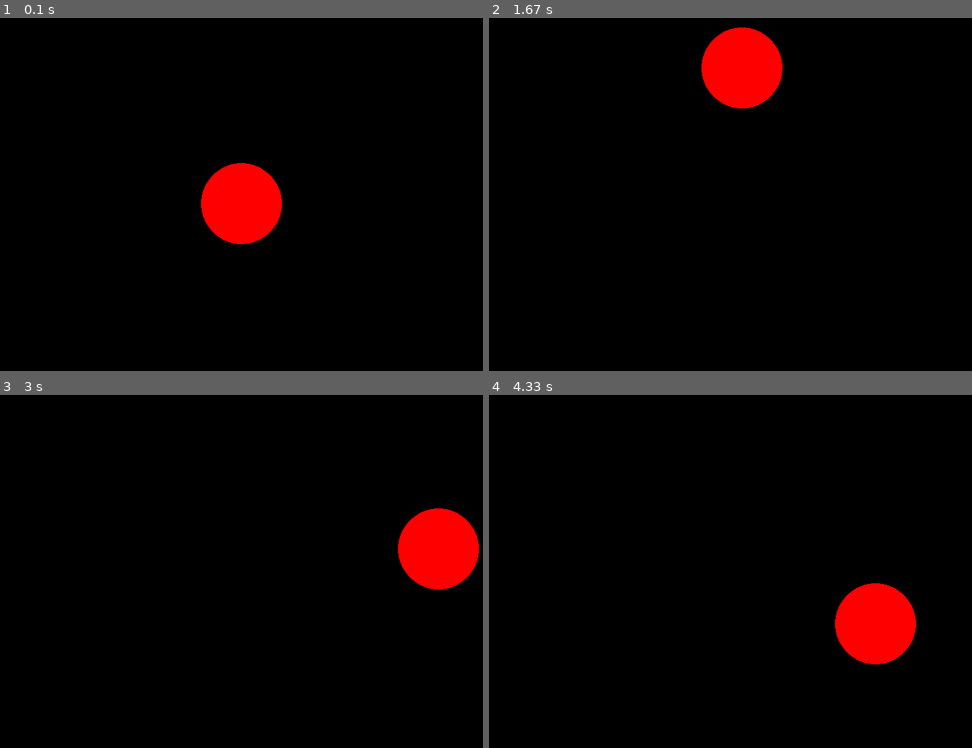
Above: before the commit, frames 1-4 (two rows, left to right).
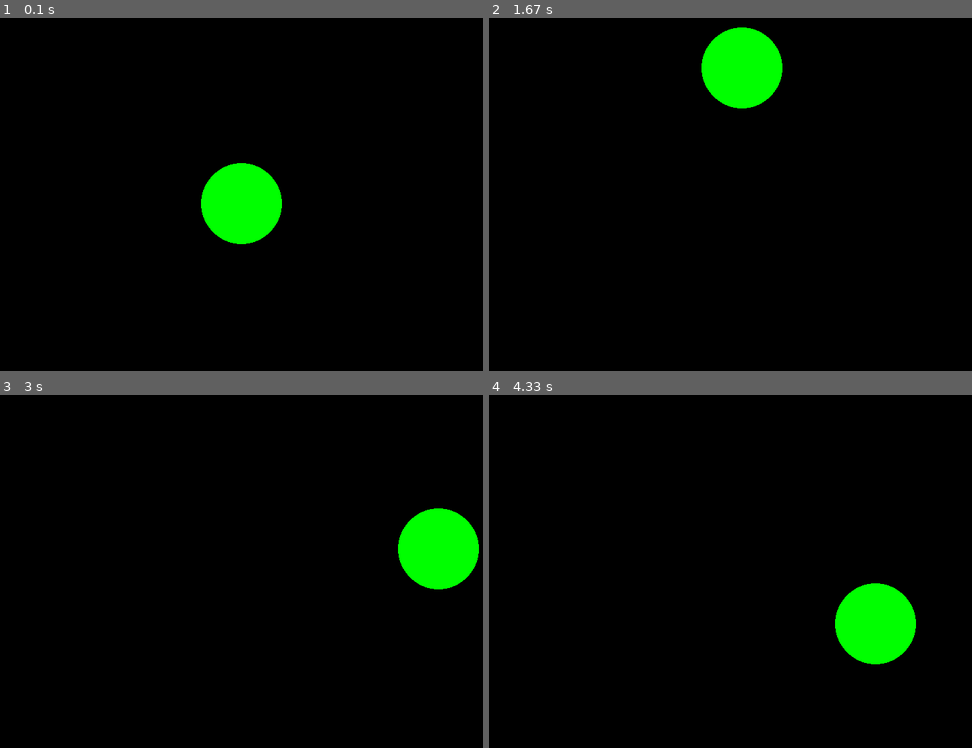
Above: after the commit, the same moments.

Repository: ArchakovBullet/Scripts_Python
Game: pygame game, started from Book_Python_for_Children/Ball is behind the cursor.py
Two runs of this game, one before a commit and one after it. Both use one fixed random seed, a clock stepped at 60 frames per second and the inputs below.
Inputs (mouse positions are in pixels of both pictures, inside the frame that each line leads up to):
- Up to frame 1 (0.1 s): no input
- Up to frame 2 (1.67 s): click (711, 222) at 0.38 s; click (600, 208) at 0.72 s; click (807, 63) at 1.05 s; click (740, 67) at 1.38 s
- Up to frame 3 (3 s): click (251, 624) at 1.72 s; click (381, 645) at 2.05 s; click (381, 546) at 2.38 s; click (439, 550) at 2.72 s
- Up to frame 4 (4.33 s): click (918, 659) at 3.05 s; click (754, 564) at 3.38 s; click (614, 511) at 3.72 s; click (875, 624) at 4.05 s

The runs differ from the first frame. In frame 1, 3.0% of the frame differs, in the area x 41-59%, y 41-65%; in frame 2, 3.0%; in frame 3, 3.0%; in frame 4, 3.0%.

Commit message:
Поигрался с настройками для понимания как это работает. Ничего не менял

Diff:
--- a/Book_Python_for_Children/Ball is behind the cursor.py
+++ b/Book_Python_for_Children/Ball is behind the cursor.py
@@ -3,16 +3,24 @@
 import pygame as pg, sys
 
 pg.init()
+
+# Размер окошка:
 screen = pg.display.set_mode((800, 600))
+
+# надпись на окошке слева вверху:
 pg.display.set_caption('Лети к курсору')
+
+# координаты объекта(шарика) в окошке.
 x,y=400,300
 
 size = 60 #размер шарика. Можно например 200 бахнуть.
-color = (255,0,0) # цвет красный. Если зеленый то: (0, 255, 0)
+# color = (255,0,0) # цвет красный. Если зеленый то: (0, 255, 0)
+color = (0,255,0)
 
 while True:
     for event in pg.event.get():
-        if event.type == pg.QUIT: sys.exit()
+        if event.type == pg.QUIT:
+            sys.exit()
         elif event.type == pg.MOUSEBUTTONDOWN:
             x,y = pg.mouse.get_pos()
     screen.fill((0,0,0))
